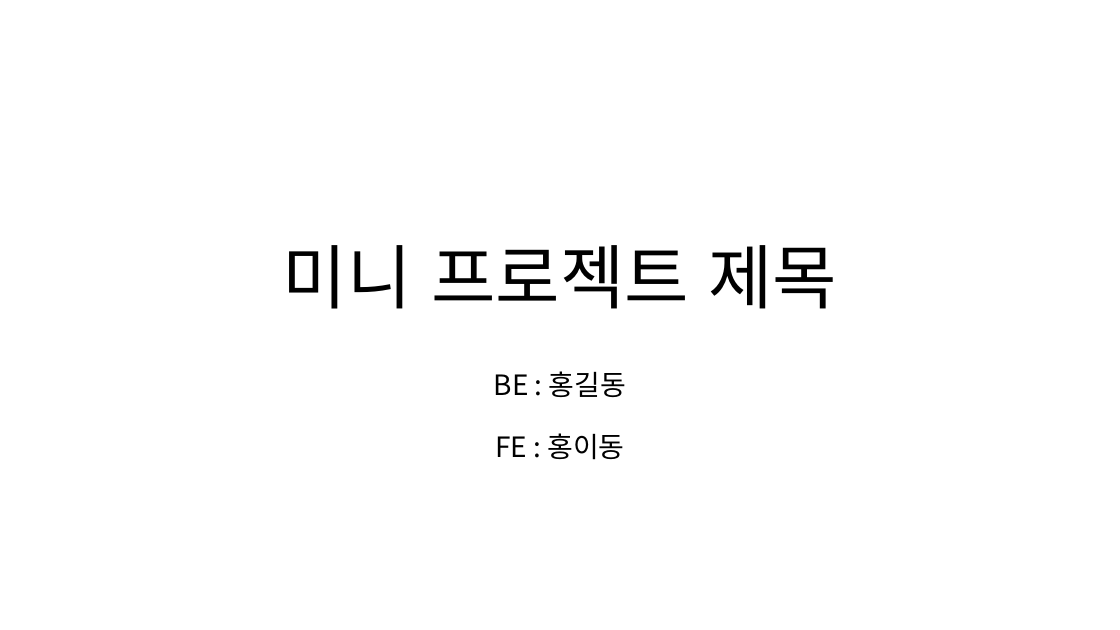
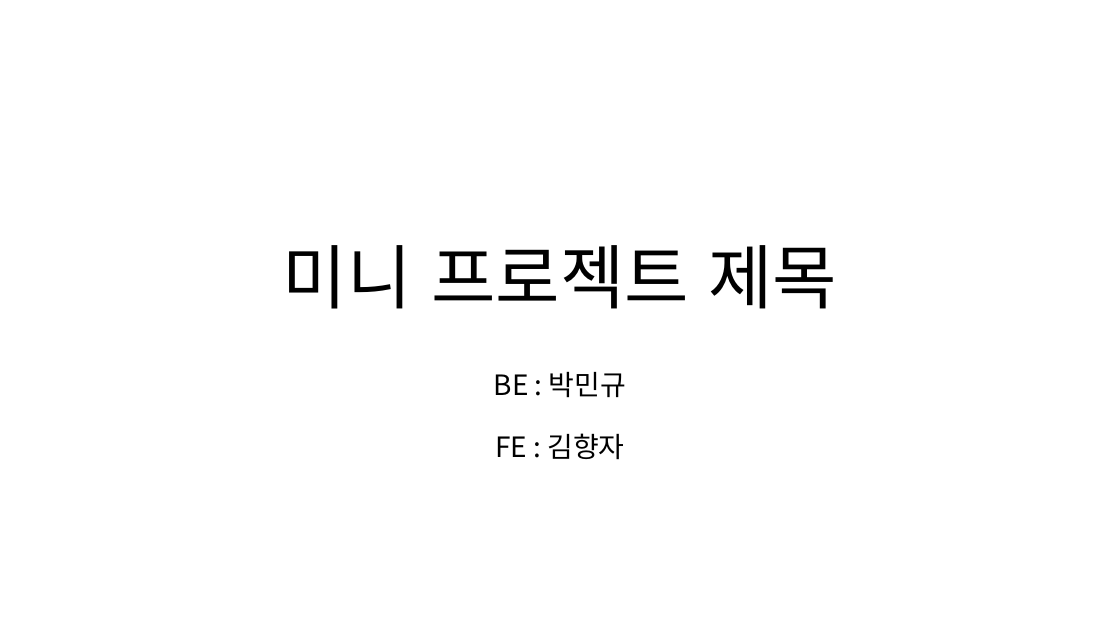
Before and after one commit to sujidaddy/workspace_miniproject, a slide deck: slide 1 of 미니프로젝트계획서.pptx. Drawn at 1120x630 pixels with LibreOffice and Linux fonts; fonts in the diff are those of the drawing. Boxes give left, top, right and bottom in pixels: in the first picture for what was removed or moved away, otherwise in the second. Text is boxed around its words. In the diff, an @@ line names an element or a change of style, - is before the commit and + after.

```diff
--- a/미니프로젝트계획서.pptx
+++ b/미니프로젝트계획서.pptx
@@ subtitle at [494,371,626,460]: text changed @@
-BE : 홍길동
-FE : 홍이동
+BE : 박민규
+FE : 김향자
```
Also in this commit, not shown: 4 other files.
